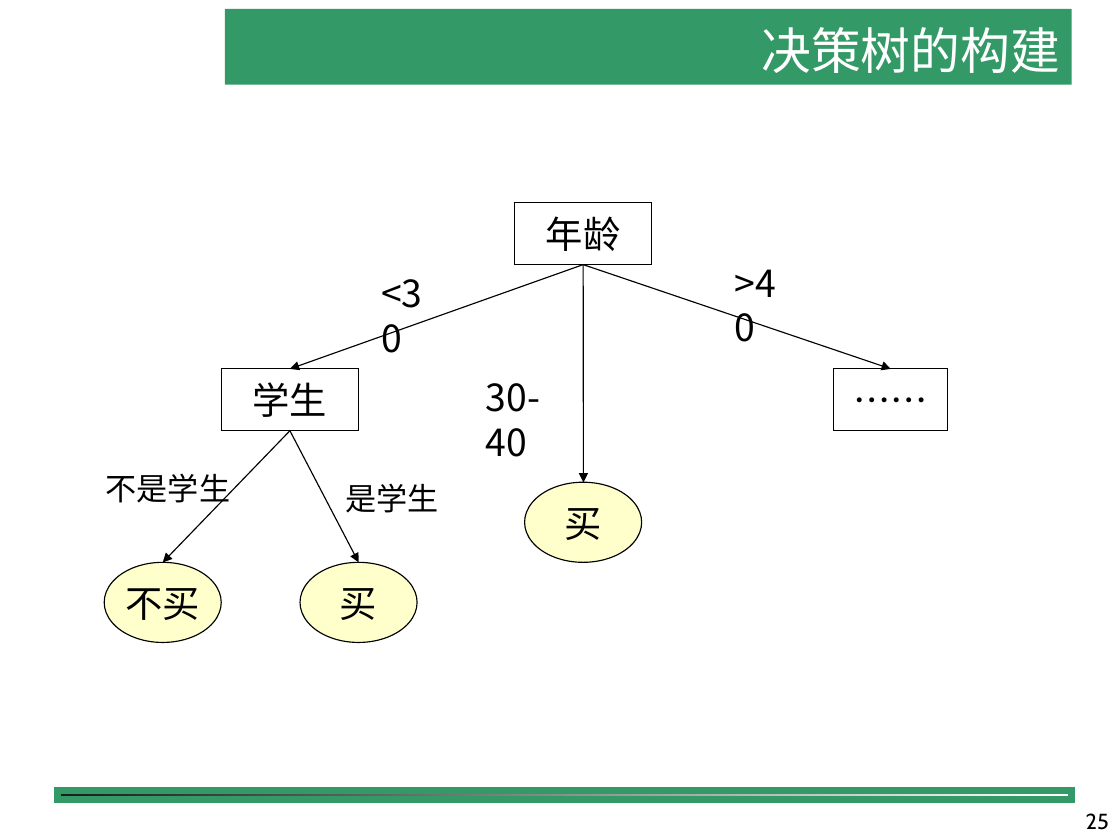
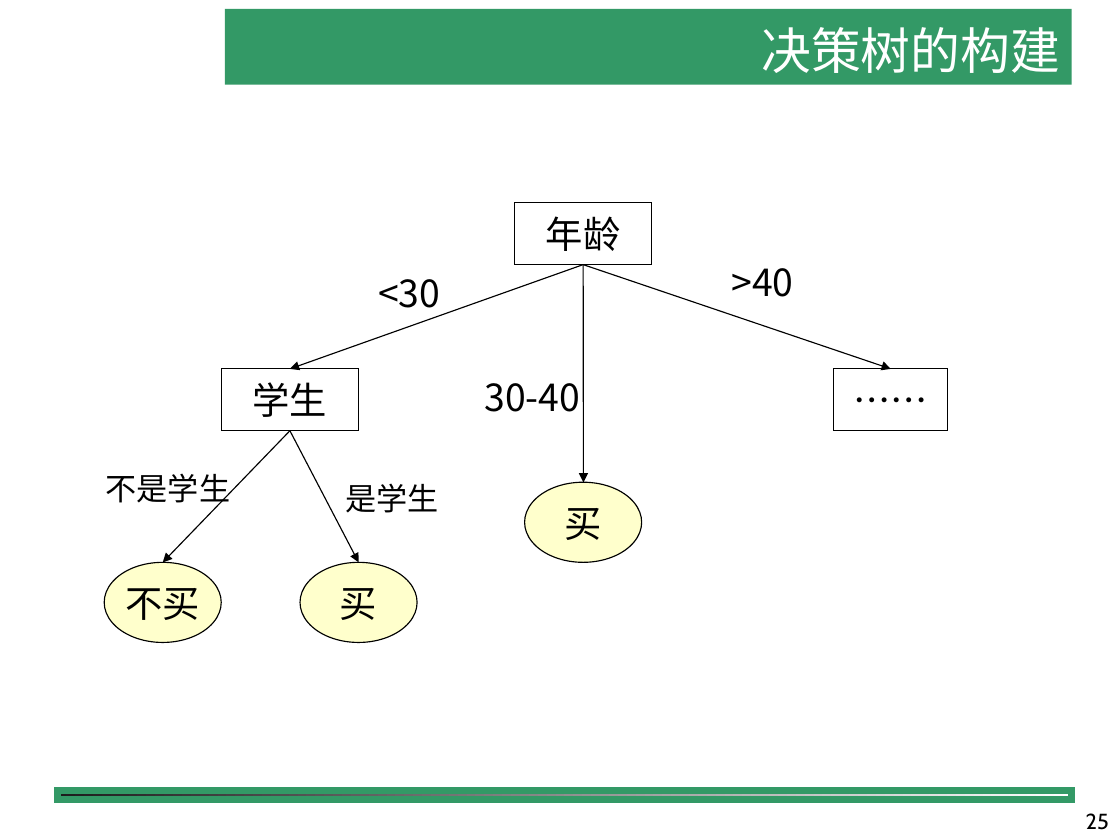
Before and after one commit to shfkuang/shfkuang.github.io, a slide deck: slide 25 of dm/ch4.2.ppt. Drawn at 1120x840 pixels with LibreOffice and Linux fonts; fonts in the diff are those of the drawing; background and template pictures are left out. Boxes give left, top, right and bottom in pixels: in the first picture for what was removed or moved away, otherwise in the second. Text is boxed around its words. In the diff, an @@ line names an element or a change of style, - is before the commit and + after.

```diff
--- a/dm/ch4.2.ppt
+++ b/dm/ch4.2.ppt
@@ text "<30" rewrapped from (370, 264, 448, 320) to (378, 279, 440, 317) @@
@@ text ">40" rewrapped from (486, 428, 527, 457) to (732, 268, 794, 297) @@
@@ text "30-40" rewrapped from (486, 383, 540, 412) to (485, 383, 581, 412) @@
```
Also in this commit, not shown: 4 other slides changed, 2 other files.
